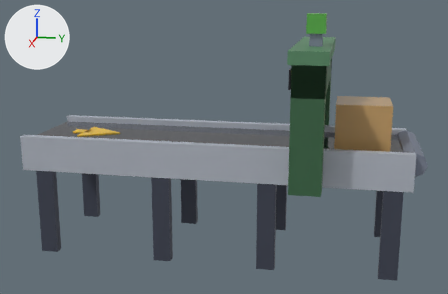
The glTF model assets/managed-models/packhouse-floor/exit/exit.glb: old version first, new version second.
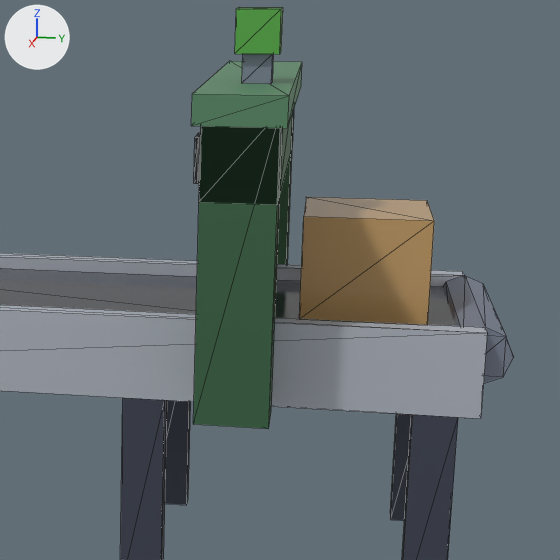
Each version appears first whole from a 50 mm lens placed at (2.123, 0.604, 0.898), pointed at (0.012, 0.182, 0.37), and next in a close-up on the part from 45% to 100% of the width and 3% to 86% of the height. Lighting does not change. The marker at upper left points along +X, +Y and +Z. The older version's two pictures come first. The close-ups show mesh edges as thin lines. Vertices at exactly the same position are counted once.

Objects in the first close-up: 'exit'.
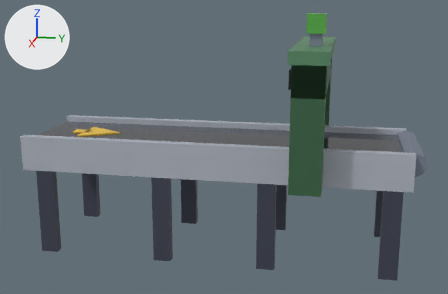
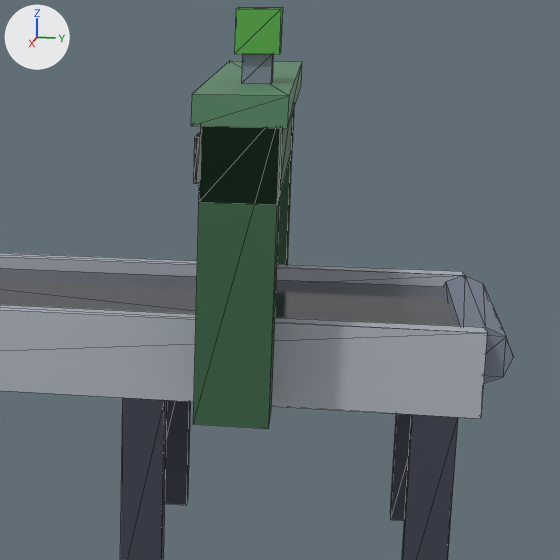
What differs and where, as boxes [x1, y1, x2, y2] in the close-ups (560 x 560 px):
part 1 of me_exit, deleted (brown)
    before: [299, 197, 434, 325]

The change in detail:
me_exit is used by ob_exit; location (0.0, 0.0, 0.0).
me_exit had 253 vertices, 396 faces and spanned x -0.32..0.32, y -0.5..0.86, z 0.0..0.84.
me_exit now has 245 vertices, 384 faces and spans x -0.32..0.32, y -0.5..0.86, z 0.0..0.84.
me_exit part 1: the loose piece of 8 vertices spanning x -0.09..0.09, y 0.57..0.75, z 0.4..0.55 is deleted.
